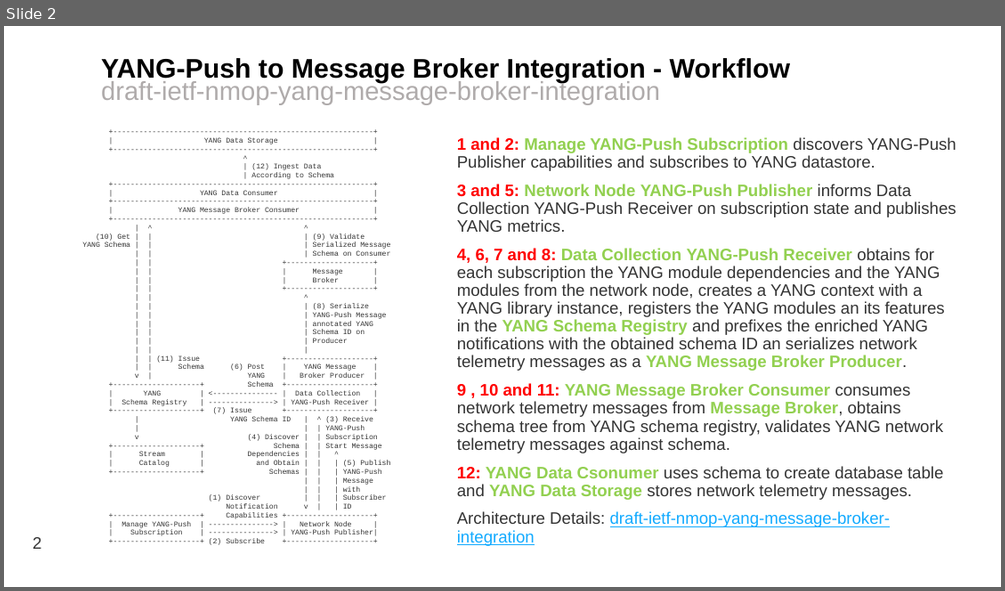
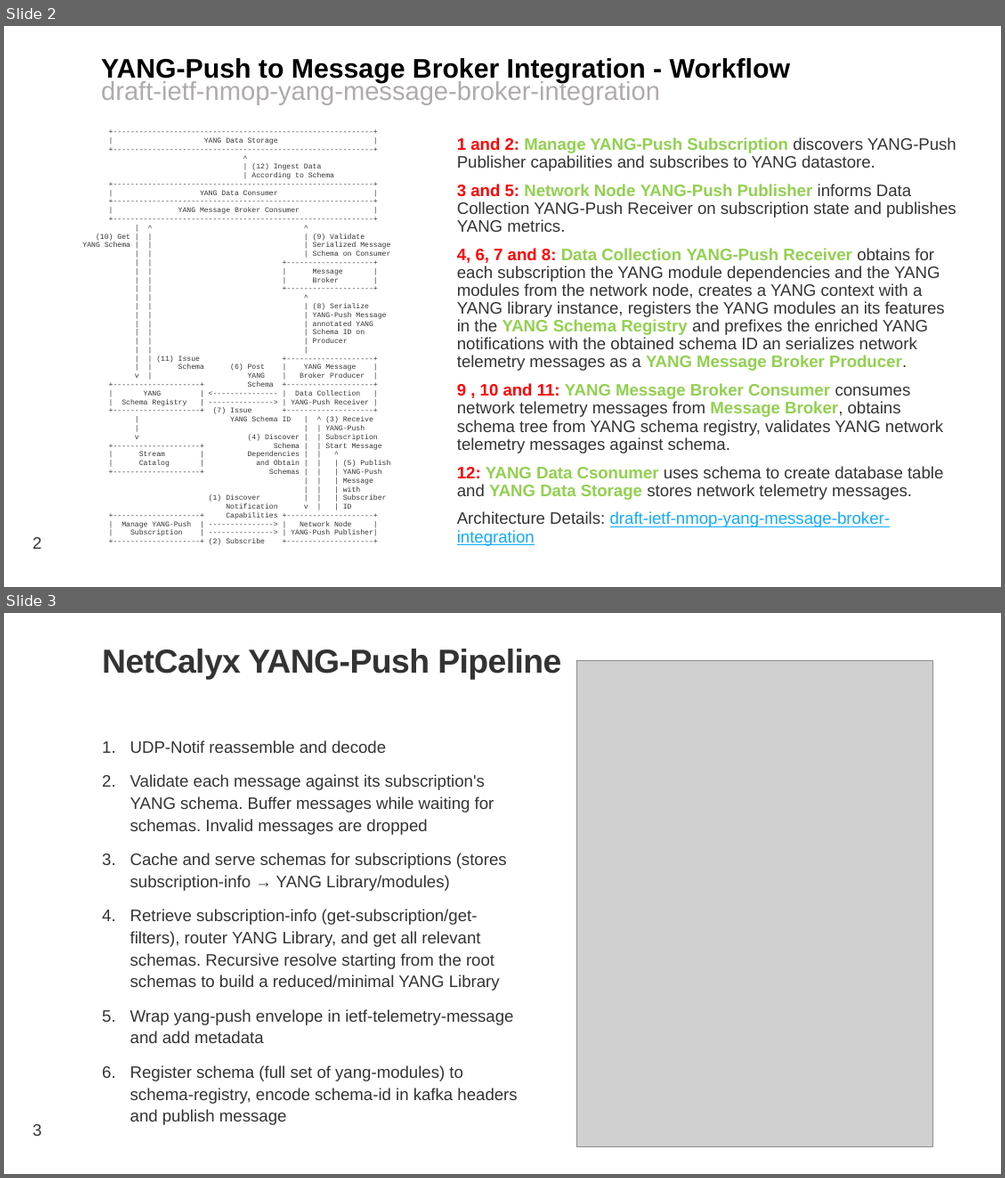
Before and after one commit to network-analytics/ietf-network-analytics-document-status, a slide deck: 127/SideMeeting/ietf127-yang-push-to-message-broker-demo.pptx. Shown one above the other, each under a label of ours: slide 2 before the commit, slides 2 and 3 after it. The pictures are 1005x591 and 1005x1178 pixels, drawn with LibreOffice and Linux fonts; fonts in the diff are those of the drawing; grey boxes stand for pictures; background and template pictures are left out. Boxes give left, top, right and bottom in pixels: in the first picture for what was removed or moved away, otherwise in the second. Text is boxed around its words. In the diff, an @@ line names an element or a change of style, - is before the commit and + after.

Commit message:
update side meeting slides

```diff
--- a/127/SideMeeting/ietf127-yang-push-to-message-broker-demo.pptx
+++ b/127/SideMeeting/ietf127-yang-push-to-message-broker-demo.pptx
@@ slide 3 added at [4,613,1001,1174], background #FFFFFF @@
@@ title added at [102,649,561,679], 32 pt, text #333333, bold @@
+NetCalyx YANG-Push Pipeline
@@ picture added at [577,661,932,1147] @@
@@ text added at [130,740,517,1125], 16 pt, text #333333 @@
+1. UDP-Notif reassemble and decode
+2. Validate each message against its subscription's YANG schema. Buffer messages while waiting for schemas. Invalid messages are dropped
+3. Cache and serve schemas for subscriptions (stores subscription-info → YANG Library/modules)
+4. Retrieve subscription-info (get-subscription/get-filters), router YANG Library, and get all relevant schemas. Recursive resolve starting from the root schemas to build a reduced/minimal YANG Library
+5. Wrap yang-push envelope in ietf-telemetry-message and add metadata
+6. Register schema (full set of yang-modules) to schema-registry, encode schema-id in kafka headers and publish message
@@ page number added at [32,1124,41,1135], 16 pt, text #333333 @@
+3
```
Also in this commit, not shown: 1 other file.
